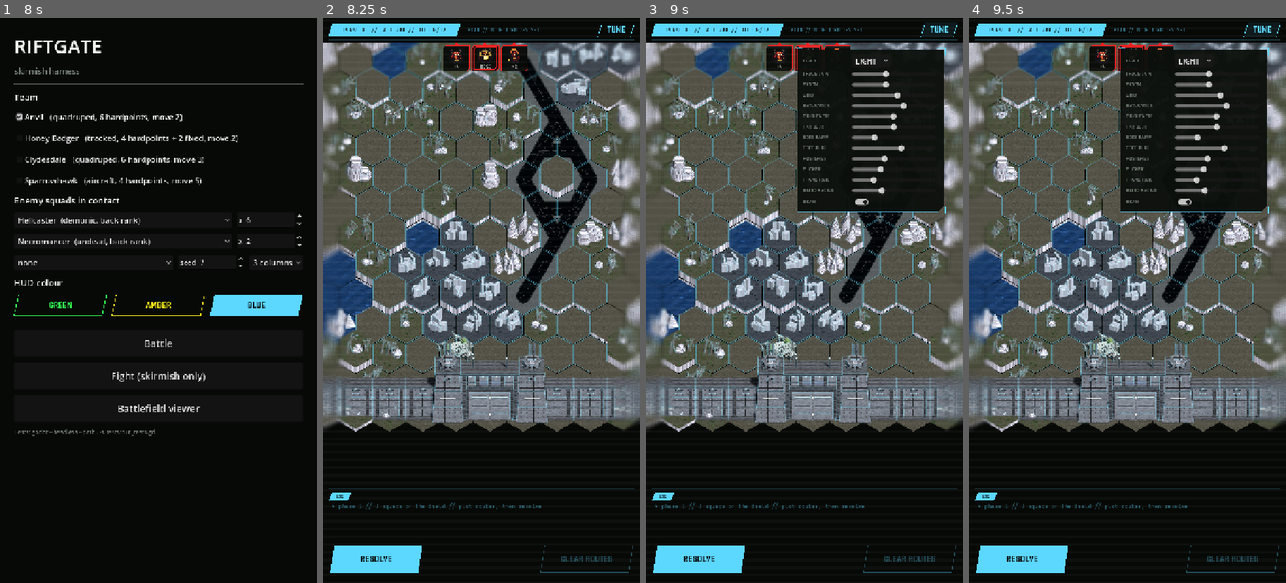
Above: before the commit, frames 1-4 (left to right).
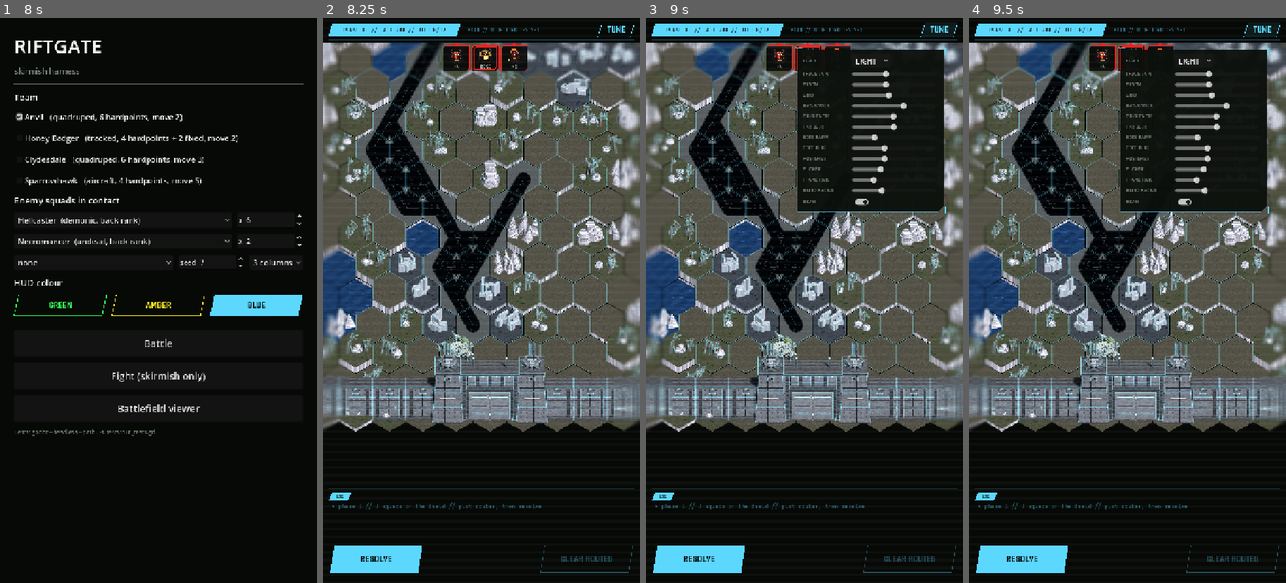
Above: after the commit, the same moments.

Repository: ryanjdmartin/riftgate
Game: Godot game, scene res://game/harness.tscn
The game is run twice, just before and just after one commit, with the same random seed, the same clock (stepped at 60 frames per second) and the same inputs.
Inputs:
- Up to frame 1 (8 s): click "Anvil (quadruped, 6 hardpoint…" at 0.5 s; click "Honey Badger (tracked, 4 hard…" at 1.25 s; click "Clydesdale (quadruped, 6 hard…" at 2 s; click "Sparrowhawk (aircraft, 4 hard…" at 2.75 s; click "Ghoul (undead, front rank)" at 3.5 s; click "none" at 4.25 s; click "3 columns" at 5 s; click "GREEN" at 5.75 s; click "AMBER" at 6.5 s; click "BLUE" at 7.25 s
- Up to frame 2 (8.25 s): click "Battle" at 8 s
- Up to frame 3 (9 s): click "TUNE" at 8.75 s
- Up to frame 4 (9.5 s): no input

Frame 1 is identical in both runs. In frame 2, 15% of the frame differs, in the area x 0-100%, y 4-73%; in frame 3, 11%; in frame 4, 11%.

Commit message:
Trace: shorter wake, higher floor, lower peak; the grid lit by the scan too; a dense side blur over a wider margin
The trace shader's tail is halved, its steady brightness raised and its peak lowered. The hex grid now uses the same trace shader and gain, so the scan bar lights it as it passes. The compositor blur is a dense 7x7 kernel instead of a sparse 5x5, at the halved edge strength Ryan settled on, over four margin columns.

Co-Authored-By: Claude Fable 5.1 <noreply@anthropic.com>

Diff:
--- a/game/battle/bleed.gdshader
+++ b/game/battle/bleed.gdshader
@@ -31,7 +31,7 @@
 uniform float blur_max = 3.0;                // the blur's tap spacing at its maximum, in screen pixels
 uniform vec2 play_x = vec2(0.0, 1.0);        // the playable field's left and right, in map pixels
 uniform float edge_fade = 90.0;              // map pixels past the field over which the side blur reaches full strength (smaller is harder)
-uniform float edge_blur = 6.0;               // the side blur's maximum, stronger than the far one
+uniform float edge_blur = 3.0;               // the side blur's maximum
 
 float bleed_at(vec2 px) {
 	float m = 1.0 - clamp((px.y - grad.x) / max(1.0, grad.y - grad.x), 0.0, 1.0);
@@ -60,18 +60,19 @@
 	return f * blur_max;
 }
 
-// Two helpers, since a built-in and a uniform sampler cannot share one function.
+// A dense 7x7 box at `rad` spacing: thick and smooth, never a ghosted multiple image.
+// Three copies, since a built-in and a uniform sampler cannot share one function.
 vec4 blurred_scene(sampler2D scene_tex, vec2 uv, vec2 texel, float rad) {
 	if (rad < 0.05) {
 		return texture(scene_tex, uv);
 	}
 	vec4 acc = vec4(0.0);
-	for (int i = -2; i <= 2; i++) {
-		for (int j = -2; j <= 2; j++) {
+	for (int i = -3; i <= 3; i++) {
+		for (int j = -3; j <= 3; j++) {
 			acc += texture(scene_tex, uv + vec2(float(i), float(j)) * texel * rad);
 		}
 	}
-	return acc / 25.0;
+	return acc / 49.0;
 }
 
 vec4 blurred_other(vec2 uv, vec2 texel, float rad) {
@@ -79,12 +80,12 @@
 		return texture(painted, uv);
 	}
 	vec4 acc = vec4(0.0);
-	for (int i = -2; i <= 2; i++) {
-		for (int j = -2; j <= 2; j++) {
+	for (int i = -3; i <= 3; i++) {
+		for (int j = -3; j <= 3; j++) {
 			acc += texture(painted, uv + vec2(float(i), float(j)) * texel * rad);
 		}
 	}
-	return acc / 25.0;
+	return acc / 49.0;
 }
 
 vec4 blurred_other2(vec2 uv, vec2 texel, float rad) {
@@ -92,12 +93,12 @@
 		return texture(painted2, uv);
 	}
 	vec4 acc = vec4(0.0);
-	for (int i = -2; i <= 2; i++) {
-		for (int j = -2; j <= 2; j++) {
+	for (int i = -3; i <= 3; i++) {
+		for (int j = -3; j <= 3; j++) {
 			acc += texture(painted2, uv + vec2(float(i), float(j)) * texel * rad);
 		}
 	}
-	return acc / 25.0;
+	return acc / 49.0;
 }
 
 void fragment() {
--- a/game/battle/map_3d.gd
+++ b/game/battle/map_3d.gd
@@ -302,10 +302,13 @@
 		_light_mat.set_shader_parameter("gain", v)
 
 
-## Where the scan band is, as a map-pixel y: the traces under it brighten.
+## Where the scan band is, as a map-pixel y: the traces and the grid under it brighten.
 func set_sweep(map_y: float) -> void:
+	var z := (map_y - _origin.y) / (_ppu * _sin)
 	if _light_mat != null:
-		_light_mat.set_shader_parameter("sweep_z", (map_y - _origin.y) / (_ppu * _sin))
+		_light_mat.set_shader_parameter("sweep_z", z)
+	if _grid_mat != null:
+		_grid_mat.set_shader_parameter("sweep_z", z)
 
 
 var _env: Environment = null
@@ -316,10 +319,8 @@
 		_env.glow_enabled = v > 0.01
 
 
-func set_grid(alpha: float) -> void:
-	var m := _grid_material()
-	m.albedo_color = Color(Palette.HUD, alpha)
-	m.emission_energy_multiplier = 1.4 * alpha / 0.55
+func set_grid(gain: float) -> void:
+	_grid_material().set_shader_parameter("gain", gain)
 
 
 ## The feature edges of a mesh as a line mesh: edges shared by faces that meet at an angle,
@@ -412,18 +413,16 @@
 	return st.commit()
 
 
-var _grid_mat: StandardMaterial3D = null
-
-## The display's light: unshaded HUD colour, emissive so the glow pass catches it.
-func _grid_material() -> StandardMaterial3D:
+var _grid_mat: ShaderMaterial = null
+
+## The display's light: the same trace shader as the edges, so the scan bar lights the grid
+## as it passes; a little dimmer than the traces.
+func _grid_material() -> ShaderMaterial:
 	if _grid_mat == null:
-		_grid_mat = StandardMaterial3D.new()
-		_grid_mat.shading_mode = BaseMaterial3D.SHADING_MODE_UNSHADED
-		_grid_mat.transparency = BaseMaterial3D.TRANSPARENCY_ALPHA
-		_grid_mat.albedo_color = Color(Palette.HUD, 0.55)
-		_grid_mat.emission_enabled = true
-		_grid_mat.emission = Palette.HUD
-		_grid_mat.emission_energy_multiplier = 1.4
+		_grid_mat = ShaderMaterial.new()
+		_grid_mat.shader = load("res://game/battle/trace.gdshader")
+		_grid_mat.set_shader_parameter("color", Palette.HUD)
+		_grid_mat.set_shader_parameter("gain", 0.7)
 	return _grid_mat
 
 
--- a/game/battle/map_tuner.gd
+++ b/game/battle/map_tuner.gd
@@ -20,12 +20,12 @@
 	_option("TRACE", ["light", "ink", "off"], func(i: int) -> void: _m3d().set_trace_mode(["light", "ink", "off"][i]))
 	_slider("TRACE GAIN", 0.0, 2.5, 1.0, func(v: float) -> void: _m3d().set_trace_gain(v))
 	_slider("BLOOM", 0.0, 2.0, 0.8, func(v: float) -> void: _m3d().set_glow(v))
-	_slider("GRID", 0.0, 1.0, 0.55, func(v: float) -> void: _m3d().set_grid(v))
+	_slider("GRID", 0.0, 1.6, 0.7, func(v: float) -> void: _m3d().set_grid(v))
 	_slider("SATURATION", 0.0, 1.6, 1.0, func(v: float) -> void: _map.tune("saturation", v))
 	_slider("BRIGHTNESS", 0.4, 1.6, 1.0, func(v: float) -> void: _map.tune("brightness", v))
 	_slider("FAR BLUR", 0.0, 6.0, 3.0, func(v: float) -> void: _map.tune("blur_max", v))
 	_slider("EDGE RAMP", 20.0, 300.0, 90.0, func(v: float) -> void: _map.tune("edge_fade", v))   # smaller is harder
-	_slider("EDGE BLUR", 0.0, 10.0, 6.0, func(v: float) -> void: _map.tune("edge_blur", v))
+	_slider("EDGE BLUR", 0.0, 8.0, 3.0, func(v: float) -> void: _map.tune("edge_blur", v))
 	_slider("POSTERIZE", 2.0, 10.0, 5.0, func(v: float) -> void: _map.tune("levels", v))
 	_slider("FLICKER", 0.0, 3.0, 1.0, func(v: float) -> void: _map.tune("flicker", v))
 	_slider("FRAME RATE", 0.2, 6.0, 1.6, func(v: float) -> void: _map.tune("anim_rate", v))
--- a/game/battle/trace.gdshader
+++ b/game/battle/trace.gdshader
@@ -7,12 +7,12 @@
 render_mode unshaded, cull_disabled, blend_add, depth_draw_never;
 
 uniform vec3 color : source_color = vec3(0.2, 1.0, 0.33);
-uniform float base = 0.32;       // steady brightness
-uniform float pulse = 2.6;       // the extra at the scan's leading edge: well past the bloom threshold
+uniform float base = 0.55;       // steady brightness: a high floor, so the lines always read
+uniform float pulse = 1.6;       // the extra at the scan's leading edge, past the bloom threshold
 uniform float gain = 1.0;        // the tuner's overall multiplier
 uniform float sweep_z = -1.0e6;  // world z of the scan band (it moves toward +z, down the screen)
 uniform float lead = 14.0;       // world units the light reaches ahead of the band: it snaps on
-uniform float tail = 160.0;      // world units the light lingers behind it: it fades in the wake
+uniform float tail = 80.0;       // world units the light lingers behind it: it fades in the wake
 
 varying vec3 wpos;
 
--- a/sim/battle_map.gd
+++ b/sim/battle_map.gd
@@ -30,7 +30,7 @@
 var crag_base: Dictionary = {}         # crag hex -> the ground under the rock (water, ruins, ...): flavour only
 var elevation: Dictionary = {}         # hex -> relief step 0..3 (water -1): landscape only, no rule reads it
 var margin: Dictionary = {}            # hex beside the field -> terrain: scenery past the playable edge, never played on
-const MARGIN_COLS := 3
+const MARGIN_COLS := 4
 var map_seed: int = 0
 
 const STRUCTURE_HALF_WIDTH := 1   # gate and rift span centre plus this many hexes each side
